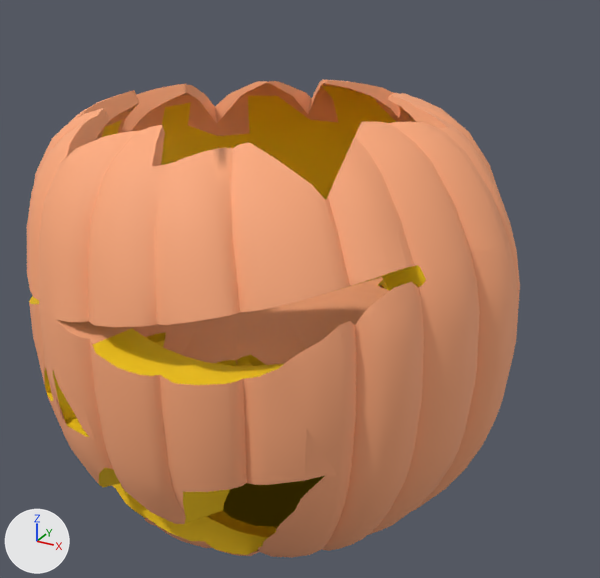
The FBX model C3DE.Content/Models/Jack/JackOLantern.fbx as it was, and as the next commit left it.
Camera for both pictures: a 50 mm lens placed at (2.67, -5.92, 3.83), pointed at (-0.05, -0.97, 1.36). The lights are fixed; the arrows at lower left show +X, +Y and +Z. Where no turn or scale is listed for an object, it has been applied to the vertices.

Names of what the first picture shows: 'PumpkinWit', 'b'.
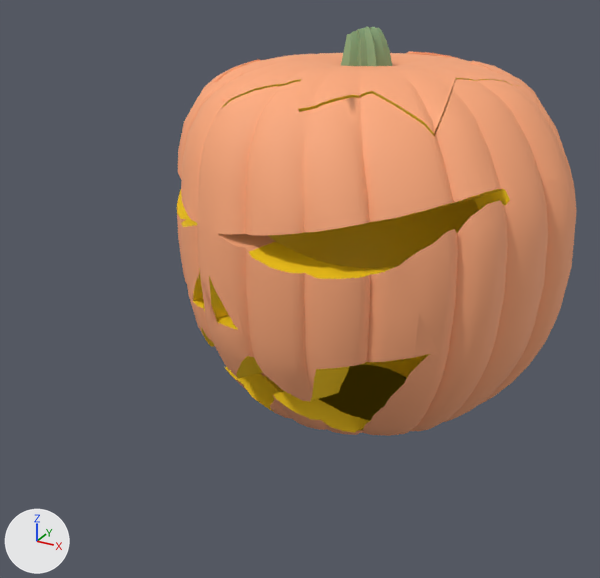
Diff of the bpy script that builds the scene:
```diff
--- a/C3DE.Content/Models/Jack/JackOLantern.fbx.py
+++ b/C3DE.Content/Models/Jack/JackOLantern.fbx.py
@@ ob_b @@
 ob_b = bpy.data.objects.new('b', me_pumpkinlid)
-ob_b.location = (0.008, -1.877, 1.615)
-ob_b.rotation_euler = (0.0, 0.0, -3.142)  # degrees (0, 0, -180)
+ob_b.location = (-0.063, -0.107, 2.766)
+ob_b.rotation_euler = (-0.0409, -0.00234, 3.085)  # degrees (-2.3, -0.1, 177)
 ob_b.scale = (0.3, 0.3, 0.3)
@@ ob_pumpkinwit @@
 ob_pumpkinwit = bpy.data.objects.new('PumpkinWit', me_pumpkinwit)
-ob_pumpkinwit.location = (-0.03, -1.877, 1.615)
+ob_pumpkinwit.location = (-0.03, -0.347, 1.615)
@@ ob_spline_obj @@
 ob_spline_obj = bpy.data.objects.new('Spline Obj', me_spline_obj)
-ob_spline_obj.location = (0.008, -1.877, 1.615)
+ob_spline_obj.location = (0.008, -0.076, 2.912)
```

Changed parts and their boxes [x1, y1, x2, y2] in the pictures (600 x 578 px):
'PumpkinWit', moved
    before: [27, 79, 520, 558]
    after: [177, 51, 577, 436]
'b', moved, turned
    before: [131, 277, 389, 366]
    after: [221, 53, 520, 135]
'Spline Obj', moved (not visible before)
    after: [341, 27, 392, 66]
